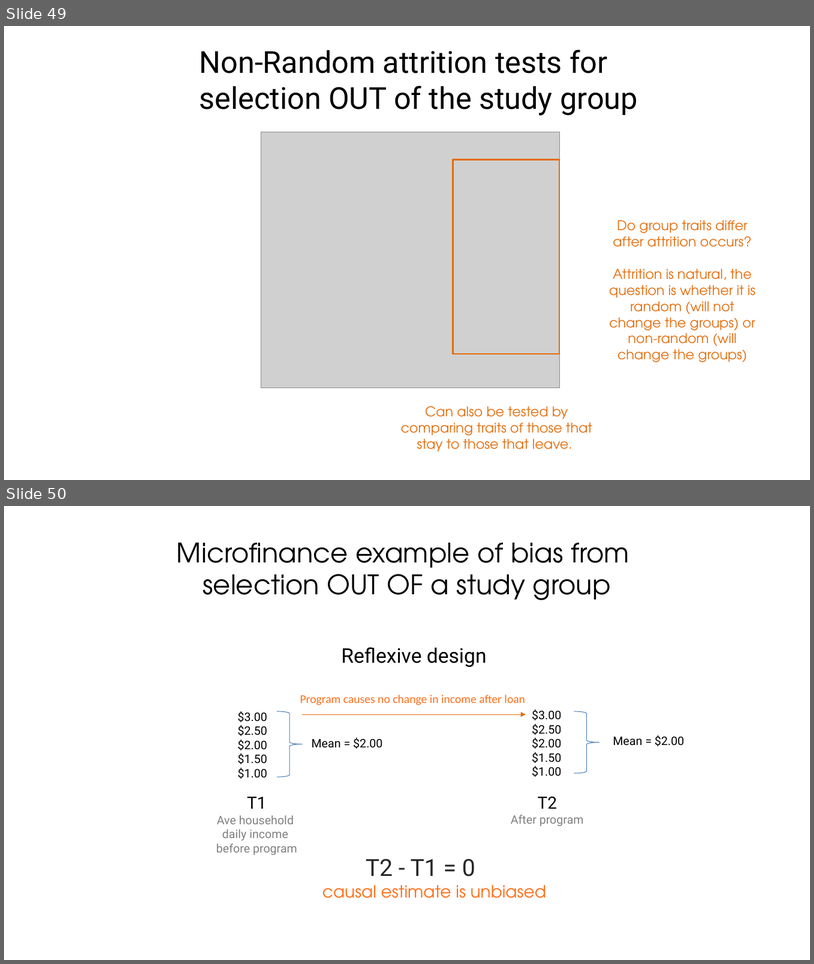
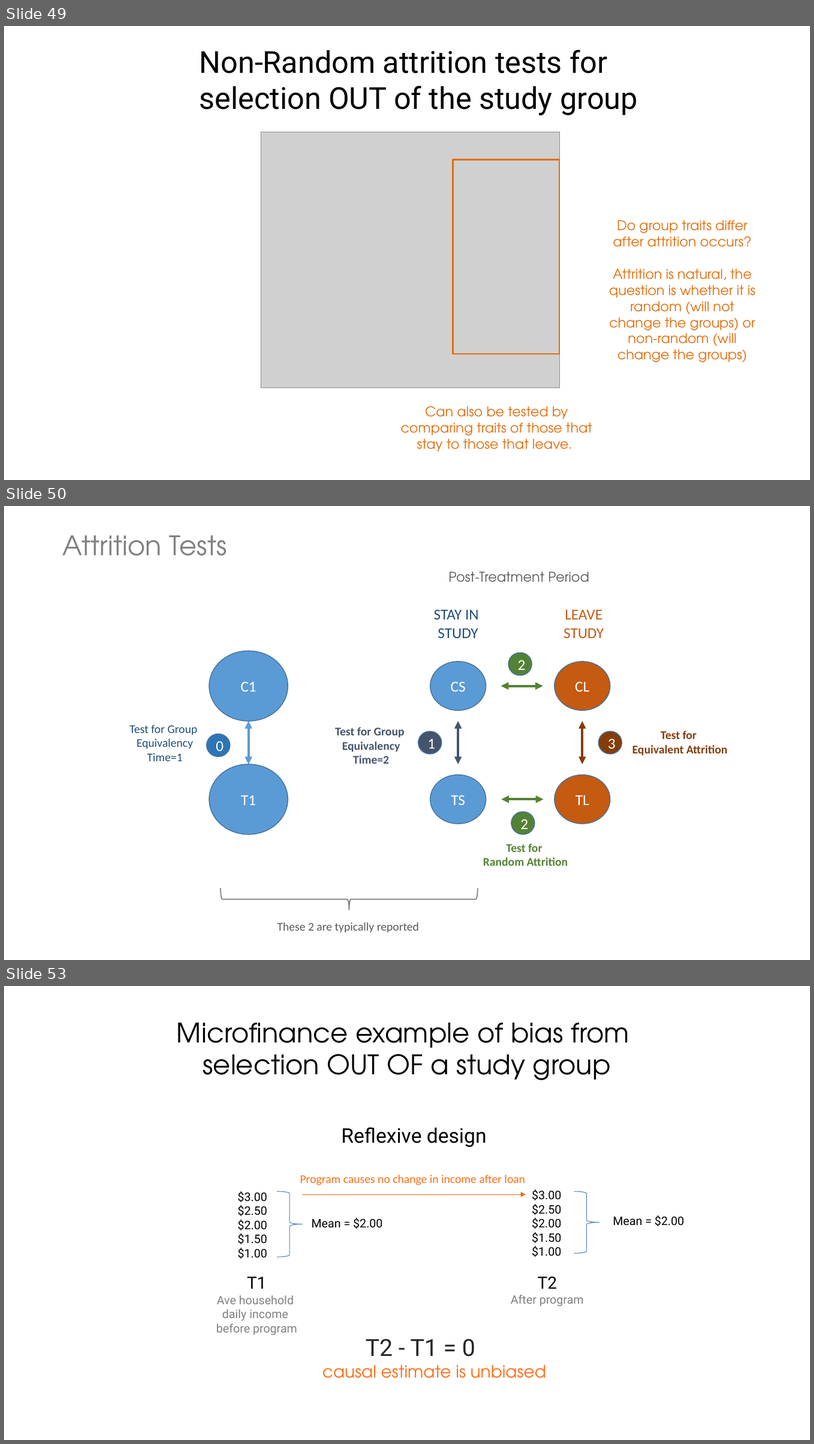
Before and after one commit to Watts-College/cpp-524-fall-2021, a slide deck: lectures/p-02-tests-for-cf-validity.pptx. Shown one above the other, each under a label of ours: slides 49 and 50 before the commit, slides 49, 50 and 53 after it; the slides between them are not shown. The pictures are 814x964 and 814x1444 pixels, drawn with LibreOffice and Linux fonts; fonts in the diff are those of the drawing; grey boxes stand for pictures. Boxes give left, top, right and bottom in pixels: in the first picture for what was removed or moved away, otherwise in the second. Text is boxed around its words. In the diff, an @@ line names an element or a change of style, - is before the commit and + after.

```diff
--- a/lectures/p-02-tests-for-cf-validity.pptx
+++ b/lectures/p-02-tests-for-cf-validity.pptx
@@ slide 50 added at <box>4,506,810,960</box>, background #FFFFFF @@
@@ text added at <box>63,535,227,556</box>, 32 pt, text #808080 @@
+Attrition Tests
@@ group added at <box>129,571,728,932</box>: 11 ellipses, 8 texts, 5 double arrows, 1 right brace @@
+C1
+T1
+CS
+TS
+TL
+CL
+1
+2
+2
+3
+Test for Group
+Equivalency
+Time=1
+Test for Group
+Equivalency
+Time=2
+Test for
+Random Attrition
+Test for
+Equivalent Attrition
+STAY IN
+STUDY
+LEAVE
+STUDY
+These 2 are typically reported
+Post-Treatment Period
+0
@@ what was slide 50 is now slide 53 @@
```
Also in this commit, not shown: 2 other slides added, 6 other files.
